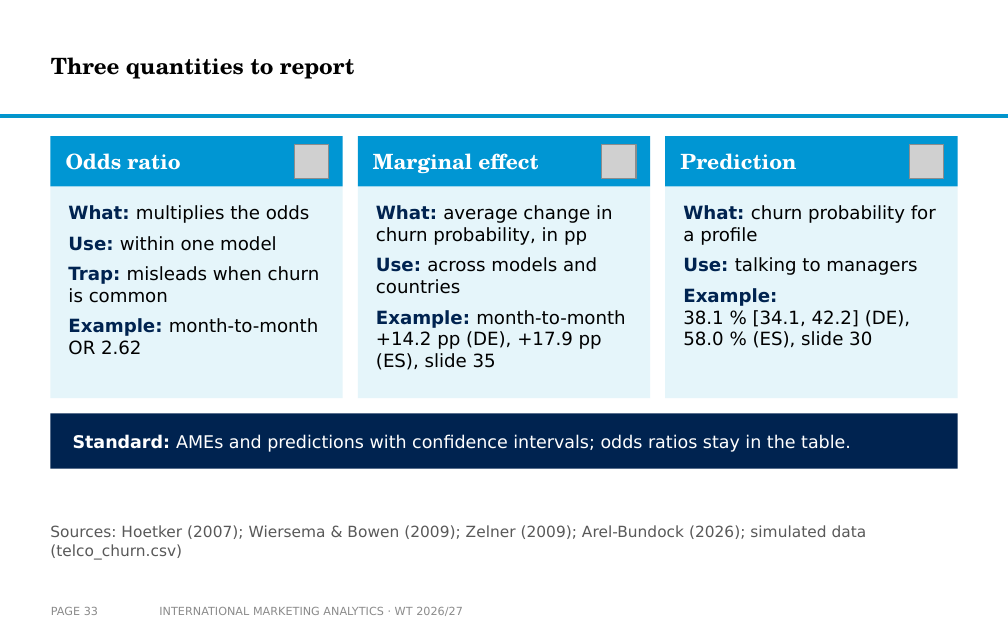
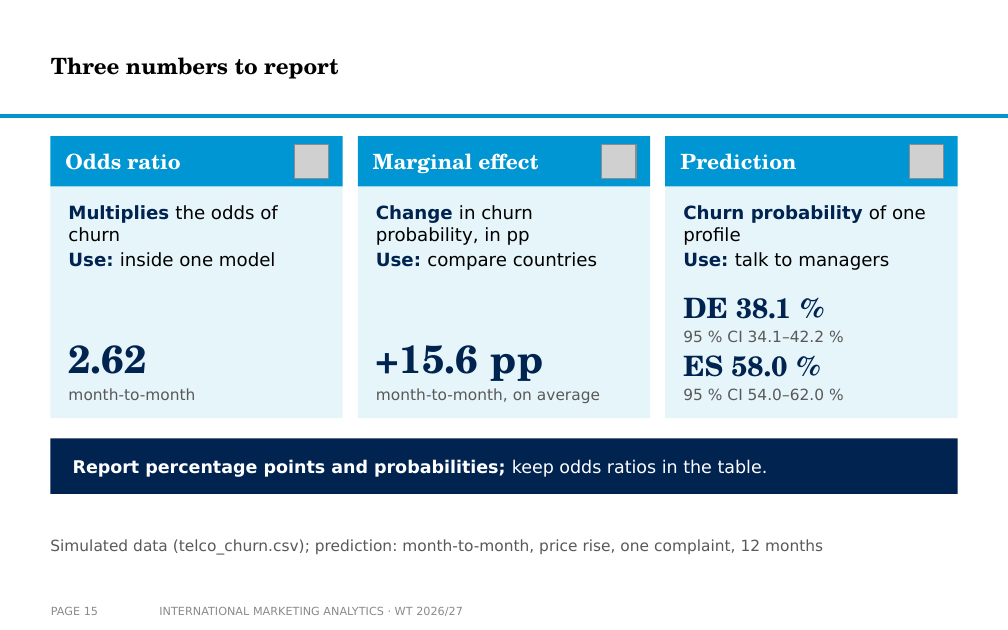
Before and after one commit to arnefloh-wu/international-marketing-analytics-teaching, a slide deck: slide 15 of slides/logistic-regression-in-international-marketing_WT26-27.pptx (slide 33 before the commit). Drawn at 1008x630 pixels with LibreOffice and Linux fonts; fonts in the diff are those of the drawing; grey boxes stand for pictures; background and template pictures are left out. Boxes give left, top, right and bottom in pixels: in the first picture for what was removed or moved away, otherwise in the second. Text is boxed around its words. In the diff, an @@ line names an element or a change of style, - is before the commit and + after.

```diff
--- a/slides/logistic-regression-in-international-marketing_WT26-27.pptx
+++ b/slides/logistic-regression-in-international-marketing_WT26-27.pptx
@@ title at (51,57,338,79): text changed @@
-Three quantities to report
+Three numbers to report
@@ rectangle: place and size @@
-rectangle at (50,186,343,398)
+rectangle at (50,186,343,418)
@@ text at (68,205,278,267): text changed @@
-What: multiplies the odds
-Use: within one model
-Trap: misleads when churn is common
-Example: month-to-month OR 2.62
+Multiplies the odds of churn
+Use: inside one model
@@ rectangle: place and size @@
-rectangle at (358,186,650,398)
+rectangle at (358,186,650,418)
@@ text at (376,205,597,270): text changed @@
-What: average change in churn probability, in pp
-Use: across models and countries
-Example: month-to-month +14.2 pp (DE), +17.9 pp (ES), slide 35
+Change in churn probability, in pp
+Use: compare countries
@@ rectangle: place and size @@
-rectangle at (665,186,958,398)
+rectangle at (665,186,958,418)
@@ text added at (683,205,926,270), 13 pt, text #000000 @@
+Churn probability of one profile
+Use: talk to managers
@@ text at (683,297,824,400): text changed; size 13 to 11 pt; text colour #000000 to #595959 @@
-What: churn probability for a profile
-Use: talking to managers
-Example: 38.1 % [34.1, 42.2] (DE), 58.0 % (ES), slide 30
+DE 38.1 %
+95 % CI 34.1–42.2 %
+ES 58.0 %
+95 % CI 54.0–62.0 %
@@ text "DE 38.1 %" at (683,297,824,400): vertical alignment top to bottom @@
@@ text added at (68,345,195,400), 11 pt, text #595959 @@
+2.62
+month-to-month
@@ text added at (376,345,600,403), 11 pt, text #595959 @@
++15.6 pp
+month-to-month, on average
@@ rectangle: place and size @@
-rectangle at (50,413,958,469)
+rectangle at (50,438,958,494)
@@ text at (73,459,768,477): text changed; bold on @@
-Standard: AMEs and predictions with confidence intervals; odds ratios stay in the table.
+Report percentage points and probabilities; keep odds ratios in the table.
@@ text at (50,539,823,555): text changed @@
-Sources: Hoetker (2007); Wiersema & Bowen (2009); Zelner (2009); Arel-Bundock (2026); simulated data (telco_churn.csv)
+Simulated data (telco_churn.csv); prediction: month-to-month, price rise, one complaint, 12 months
@@ text "Simulated data (telco_churn.csv); prediction: month-to-month ..." at (50,539,823,555): vertical alignment bottom to middle @@
@@ page number at (51,607,98,615): text changed @@
-PAGE 33
+PAGE 15
```
Also in this commit, not shown: 25 other slides changed, 10 slides added, 29 slides removed, 3 other files.
